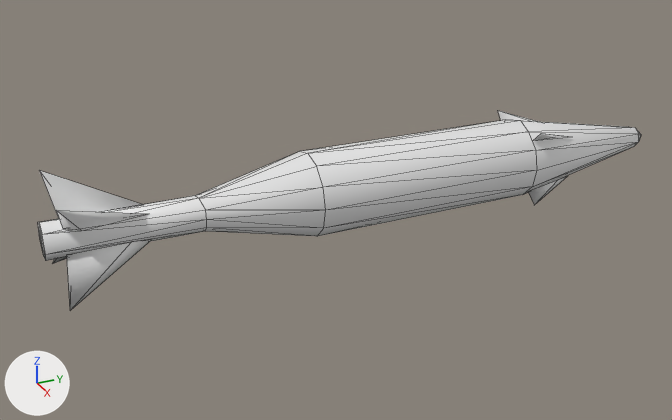
Renders of the OBJ model meshes/Shell_76mm_guided.obj from each side of a commit.
One viewpoint serves both versions: a 50 mm camera at (0.511, -0.273, 0.24) aimed at (-0.005, -0.041, -0.018). The axes (+X, +Y, +Z) are drawn at lower left. The lights are the same throughout. Mesh edges are drawn as thin lines. Where no turn or scale is listed for an object, it has been applied to the vertices.

The first picture shows 'Shell_76mm_guided'.
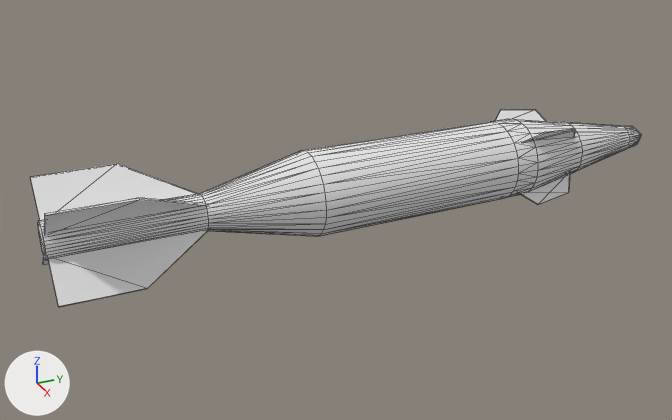
The change in detail:
Material 'Material.017' (mat_material_017) is new.
Its base color is (0.8, 0.8, 0.8) (white #e7e7e7).
Its roughness is 1.0.
Material 'Material' (mat_material) is new.
Its base color is (0.8, 0.8, 0.8) (white #e7e7e7).
Its roughness is 1.0.
Material 'Material.003' (mat_material_003) is new.
Its base color is (0.8, 0.8, 0.8) (white #e7e7e7).
Its roughness is 1.0.
Material 'Material.011' (mat_material_011) is new.
Its base color is (0.8, 0.8, 0.8) (white #e7e7e7).
Its roughness is 1.0.
me_shell_76mm_guided is used by ob_shell_76mm_guided; location (0.0, 0.0, 0.0).
me_shell_76mm_guided had 83 vertices, 120 faces and spanned x -0.031..0.031, y -0.23..0.209, z -0.031..0.031.
me_shell_76mm_guided now has 352 vertices, 668 faces and spans x -0.029..0.029, y -0.23..0.208, z -0.029..0.029.
me_shell_76mm_guided part 1: the loose piece of 5 vertices spanning x -0.031..-0.007, y -0.223..-0.168, z -0.031..-0.007 is rebuilt with 8 vertices and now spans x -0.029..-0.006, y -0.229..-0.13, z -0.029..-0.006, in mat_material (white #e7e7e7).
me_shell_76mm_guided part 2: the loose piece of 5 vertices spanning x 0.007..0.031, y -0.223..-0.168, z -0.031..-0.007 is rebuilt with 8 vertices and now spans x 0.006..0.029, y -0.229..-0.13, z -0.029..-0.006, in mat_material (white #e7e7e7).
me_shell_76mm_guided part 3: the loose piece of 4 vertices spanning x 0.007..0.031, y -0.223..-0.168, z 0.006..0.031 is rebuilt with 8 vertices and now spans x 0.006..0.029, y -0.229..-0.13, z 0.006..0.029, in mat_material (white #e7e7e7).
me_shell_76mm_guided part 4: the loose piece of 4 vertices spanning x -0.027..-0.015, y 0.095..0.132, z 0.015..0.027 is rebuilt with 8 vertices and now spans x -0.027..-0.013, y 0.087..0.135, z 0.013..0.027, in mat_material (white #e7e7e7).
me_shell_76mm_guided part 5: the loose piece of 4 vertices spanning x 0.015..0.027, y 0.095..0.132, z -0.027..-0.015 is rebuilt with 8 vertices and now spans x 0.013..0.027, y 0.087..0.135, z -0.027..-0.013, in mat_material (white #e7e7e7).
me_shell_76mm_guided part 6: the loose piece of 4 vertices spanning x 0.015..0.027, y 0.095..0.132, z 0.015..0.027 is rebuilt with 8 vertices and now spans x 0.013..0.027, y 0.087..0.135, z 0.013..0.027, in mat_material (white #e7e7e7).
me_shell_76mm_guided part 7: the loose piece of 4 vertices spanning x -0.031..-0.007, y -0.223..-0.168, z 0.006..0.031 is rebuilt with 8 vertices and now spans x -0.029..-0.006, y -0.229..-0.13, z 0.006..0.029, in mat_material (white #e7e7e7).
me_shell_76mm_guided part 8: 2 vertices moved within x -0.011..0.011, y -0.23, z -0.004; 42 vertices removed from x -0.027..0.027, y -0.23..0.209, z -0.027..0.027; 281 vertices added at x -0.028..0.028, y -0.23..0.208, z -0.028..0.028.
me_shell_76mm_guided part 9: the surface is now shaded flat.
me_shell_76mm_guided now uses material mat_material (white #e7e7e7).
me_shell_76mm_guided now uses material mat_material_003 (white #e7e7e7).
me_shell_76mm_guided now uses material mat_material_011 (white #e7e7e7).
me_shell_76mm_guided now uses material mat_material_017 (white #e7e7e7).

Location of each change, [x1, y1, x2, y2] in pixels of the pictures (672 x 420 px):
'Shell_76mm_guided', reshaped
    before: [38, 111, 641, 310]
    after: [30, 109, 641, 307]
part 1 of me_shell_76mm_guided, rebuilt
    before: [53, 257, 67, 263]
    after: [43, 255, 49, 265]
part 2 of me_shell_76mm_guided, rebuilt (91% wider, 11% taller)
    before: [67, 240, 151, 310]
    after: [48, 229, 209, 307]
part 3 of me_shell_76mm_guided, rebuilt
    before: [56, 210, 147, 231]
    after: [44, 198, 207, 234]
part 4 of me_shell_76mm_guided, rebuilt
    before: [498, 111, 538, 122]
    after: [495, 109, 546, 121]
part 5 of me_shell_76mm_guided, rebuilt (27% wider, 7% taller)
    before: [528, 176, 567, 205]
    after: [520, 174, 570, 205]
part 6 of me_shell_76mm_guided, rebuilt
    before: [534, 133, 569, 140]
    after: [524, 129, 576, 142]
part 7 of me_shell_76mm_guided, rebuilt (60% wider, 18% taller)
    before: [39, 170, 143, 218]
    after: [30, 164, 197, 221]
part 8 of me_shell_76mm_guided, built on
    before: [38, 120, 641, 261]
    after: [38, 119, 641, 261]
